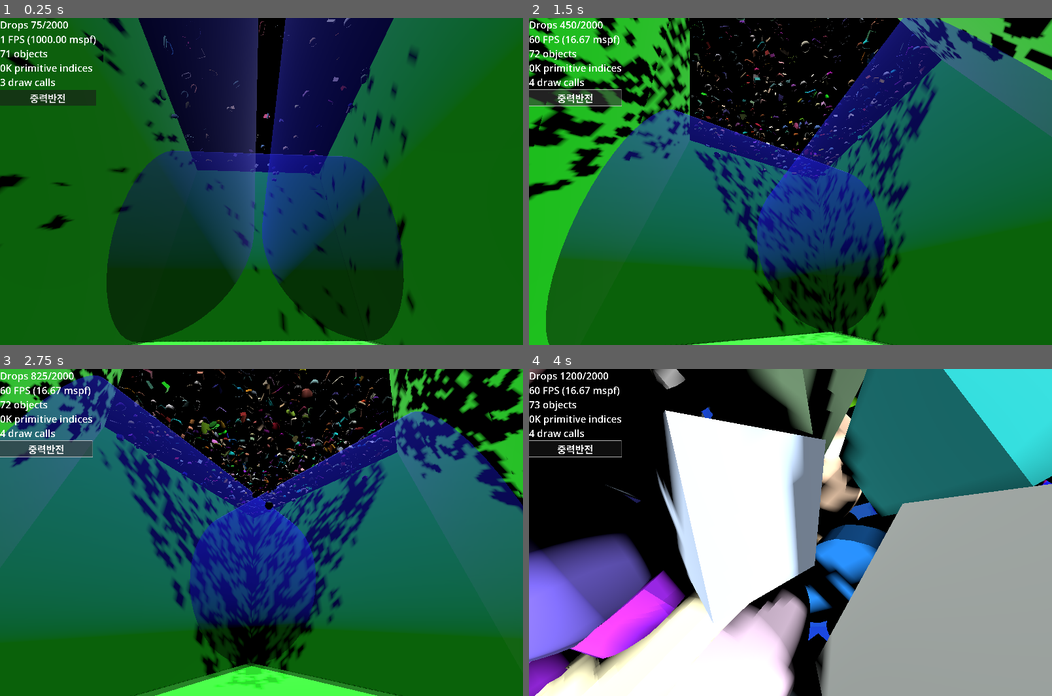
Above: before the commit, frames 1-4 (two rows, left to right).
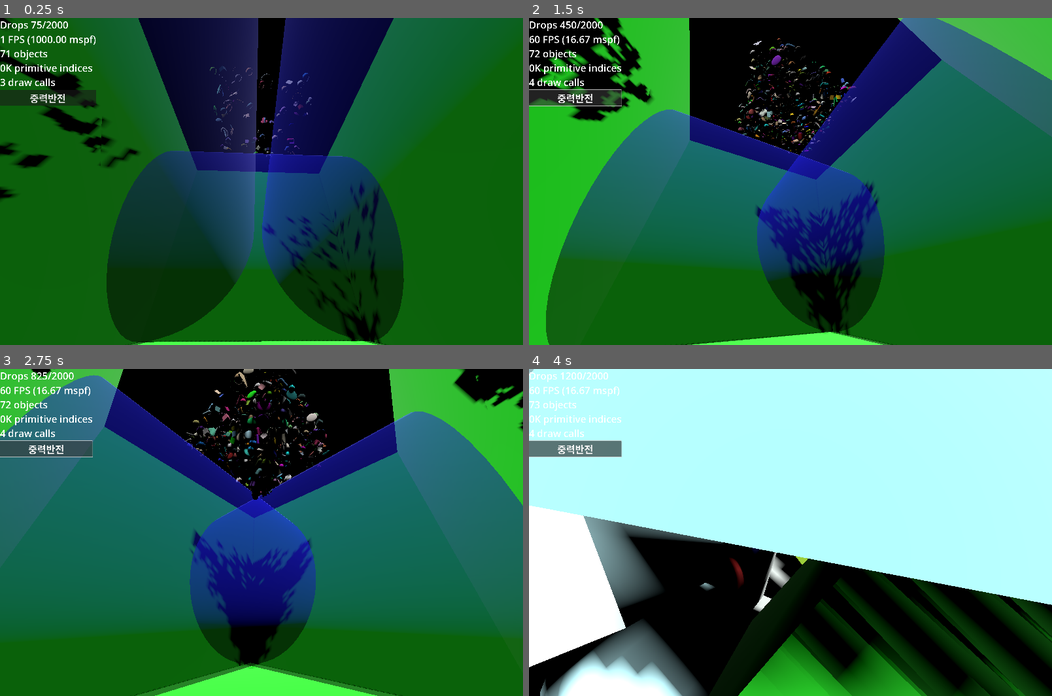
Above: after the commit, the same moments.

Repository: kasworld/gd4hourglass
Game: Godot game, scene res://main.tscn
Two runs of this game, one before a commit and one after it. Both use one fixed random seed, a clock stepped at 60 frames per second and the inputs below.
Inputs (mouse positions are in pixels of both pictures, inside the frame that each line leads up to):
- Up to frame 1 (0.25 s): no input
- Up to frame 2 (1.5 s): click "중력반전" at 0.5 s; click "중력반전" at 1.25 s
- Up to frame 3 (2.75 s): click "중력반전" at 2 s
- Up to frame 4 (4 s): tap Enter at 2.75, 2.85, 3.6 s; move the mouse to (905, 516) at 2.77 s; click (905, 516) at 2.92 s; tap Space at 3.02, 3.77 s; move the mouse to (685, 548) at 3.52 s; click (685, 548) at 3.67 s

The runs differ from the first frame. In frame 1, 5.5% of the frame differs, in the area x 0-80%, y 0-100%; in frame 2, 19%; in frame 3, 20%; in frame 4, 97%, in the area x 0-100%, y 0-100%.

Commit message:
adjust params

Diff:
--- a/ball.tscn
+++ b/ball.tscn
@@ -4,7 +4,6 @@
 
 [sub_resource type="PhysicsMaterial" id="PhysicsMaterial_x8fbi"]
 friction = 0.5
-bounce = 0.2
 
 [sub_resource type="SphereShape3D" id="SphereShape3D_x8fbi"]
 resource_local_to_scene = true
--- a/capsule.tscn
+++ b/capsule.tscn
@@ -4,7 +4,6 @@
 
 [sub_resource type="PhysicsMaterial" id="PhysicsMaterial_2mnhe"]
 friction = 0.5
-bounce = 0.2
 
 [sub_resource type="CapsuleShape3D" id="CapsuleShape3D_2mnhe"]
 resource_local_to_scene = true
--- a/char.tscn
+++ b/char.tscn
@@ -4,7 +4,6 @@
 
 [sub_resource type="PhysicsMaterial" id="PhysicsMaterial_5k12k"]
 friction = 0.5
-bounce = 0.2
 
 [sub_resource type="BoxShape3D" id="BoxShape3D_njpxk"]
 resource_local_to_scene = true
--- a/coin.tscn
+++ b/coin.tscn
@@ -4,7 +4,6 @@
 
 [sub_resource type="PhysicsMaterial" id="PhysicsMaterial_0t63x"]
 friction = 0.5
-bounce = 0.2
 
 [sub_resource type="CylinderShape3D" id="CylinderShape3D_v7riw"]
 resource_local_to_scene = true
--- a/dice.tscn
+++ b/dice.tscn
@@ -4,7 +4,6 @@
 
 [sub_resource type="PhysicsMaterial" id="PhysicsMaterial_ew7su"]
 friction = 0.5
-bounce = 0.2
 
 [sub_resource type="BoxShape3D" id="BoxShape3D_ew7su"]
 resource_local_to_scene = true
--- a/glass_cylinder.tscn
+++ b/glass_cylinder.tscn
@@ -4,7 +4,6 @@
 
 [sub_resource type="PhysicsMaterial" id="PhysicsMaterial_ivru2"]
 friction = 0.0
-bounce = 0.1
 
 [sub_resource type="CylinderShape3D" id="CylinderShape3D_17qd6"]
 height = 22.0
--- a/main.gd
+++ b/main.gd
@@ -63,7 +63,7 @@
 	]
 
 func rand_pos_rot(n :Node3D) -> Node3D:
-	n.position = Vector3(randf_range(-10,10),randf_range(8,10),randf_range(-10,10))
+	n.position = Vector3(randf_range(-5,5),randf_range(8,9),randf_range(-5,5))
 	#n.position = Vector3(0, 9, 0)
 	n.rotation = Vector3(randf_range(-PI,PI),randf_range(-PI,PI),randf_range(-PI,PI))
 	return n
--- a/project.godot
+++ b/project.godot
@@ -29,4 +29,6 @@
 
 3d/run_on_separate_thread=true
 3d/physics_engine="Jolt Physics"
+jolt_physics_3d/simulation/allow_sleep=false
+jolt_physics_3d/limits/world_boundary_shape_size=100.0
 common/physics_interpolation=true
--- a/wall.tscn
+++ b/wall.tscn
@@ -4,7 +4,6 @@
 
 [sub_resource type="PhysicsMaterial" id="PhysicsMaterial_0xm2m"]
 friction = 0.8
-bounce = 0.2
 
 [sub_resource type="WorldBoundaryShape3D" id="WorldBoundaryShape3D_0xm2m"]
 
